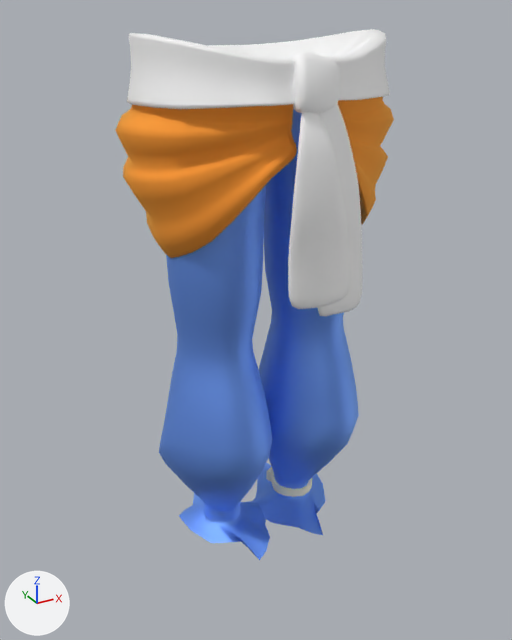
What one commit did to the glTF model assets/DC_china/lower_body/china_lower_body/M_china_lbody.glb.
One viewpoint serves both versions: a camera (50 mm lens) standing at (-0.615, -1.099, 1.085) and looking at (-0.008, 0.004, 0.534). The lights are fixed; the arrows at lower left show +X, +Y and +Z. Where no turn or scale is listed for an object, it has been applied to the vertices. Vertices at the same position are counted once.

The first picture shows 'lingdai'.
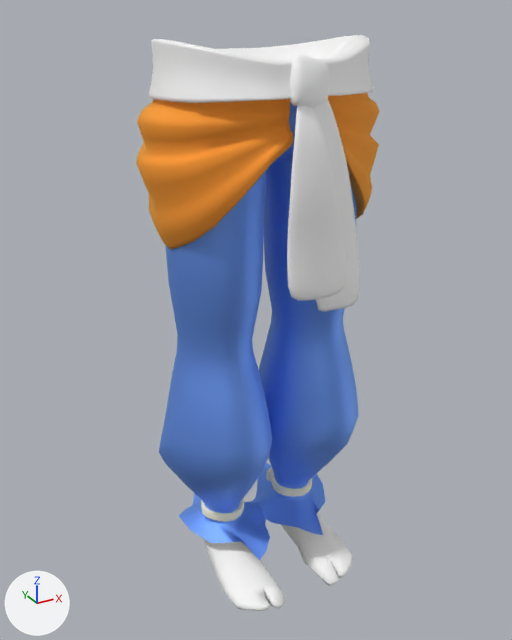
The change, as a list of edits to the scene's bpy script:
```text
Add mat_avatarskin_mat_002:
    mat_avatarskin_mat_002 = bpy.data.materials.new('AvatarSkin_MAT.002')
    mat_avatarskin_mat_002.use_nodes = True; mat_avatarskin_mat_002.node_tree.nodes.clear()
    _N = mat_avatarskin_mat_002.node_tree.nodes; _L = mat_avatarskin_mat_002.node_tree.links
    n0 = _N.new('ShaderNodeBsdfPrincipled'); n0.name = 'Principled BSDF'
    n0.inputs[2].default_value = 1.0  # 'Roughness'
    n1 = _N.new('ShaderNodeOutputMaterial'); n1.name = 'Material Output'
    n2 = _N.new('ShaderNodeVertexColor'); n2.name = 'Color Attribute'
    _L.new(n0.outputs[0], n1.inputs[0])  # 'BSDF' to 'Surface'
    _L.new(n2.outputs[0], n0.inputs[0])  # 'Color' to 'Base Color'
Change me_网格_077:
    used by ob_lingdai; location = (0.0, 0.0, 0.0)
    remove me_网格_077.from_pydata(...)  # 3887 vertices, 7352 faces; spans x -0.259..0.259, y -0.214..0.206, z 0.066..1.052
    add me_网格_077.from_pydata(...)  # 3887 vertices, 7352 faces; spans x -0.229..0.228, y -0.202..0.169, z 0.066..1.043
    me_网格_077 part 1: the loose piece of 249 vertices spanning x -0.044..0.044, y -0.195..-0.145, z 0.941..1.028 is scaled about its middle by 0.851, then moved by (0.0, 0.019, 0.001)
    me_网格_077 part 2: the loose piece of 398 vertices spanning x -0.236..0.234, y -0.181..0.206, z 0.946..1.052 is scaled about its middle by 0.852, then moved by (0.0, -0.008, -0.001)
    me_网格_077 part 3: 1824 of 3887 vertices moved; they spanned x -0.259..0.259, y -0.214..0.201, z 0.591..0.988 and now span x -0.229..0.228, y -0.202..0.168, z 0.598..0.989; mean shift (0.0, 0.002, 0.014); largest move (0.034, 0.201, 0.908) -> (0.029, 0.166, 0.92)
Add me_mesh_004:
    me_mesh_004.from_pydata(...)  # 180 vertices, 352 faces; spans x -0.144..0.144, y -0.203..0.072, z 0.0..0.116
    me_mesh_004.materials.append(mat_avatarskin_mat_002)
Add me_网格_081:
    me_网格_081.from_pydata(...)  # 198 vertices, 352 faces; spans x -0.1328..-0.0407, y -0.0395..0.0754, z 0.1067..0.1323
    me_网格_081.materials.append(mat_03___default_008)  # white #fffce8
Add ob_m_feet_basemesh:
    ob_m_feet_basemesh = bpy.data.objects.new('M_Feet_BaseMesh', me_mesh_004)
    ob_m_feet_basemesh.location = (0.0, 0.0, 0.0)
Add ob_bangtui2:
    ob_bangtui2 = bpy.data.objects.new('bangtui2', me_网格_081)
    ob_bangtui2.location = (0.0, 0.0, 0.0)
```

Location of each change, (x1, y1, x2, y2) in pixels of the pictures (512 x 640 px; the box of a moved part takes in the faces that stretch with it):
'lingdai', reshaped (13% narrower)
    before: (115, 29, 394, 560)
    after: (136, 35, 379, 560)
'M_Feet_BaseMesh', added
    after: (203, 512, 353, 611)
'bangtui2', added
    after: (201, 498, 244, 522)
part 1 of me_网格_077, moved or reshaped
    before: (291, 52, 340, 114)
    after: (289, 55, 330, 107)
part 2 of me_网格_077, moved or reshaped
    before: (127, 29, 390, 109)
    after: (149, 35, 374, 103)
part 3 of me_网格_077, moved or reshaped
    before: (115, 97, 394, 317)
    after: (136, 93, 379, 312)
